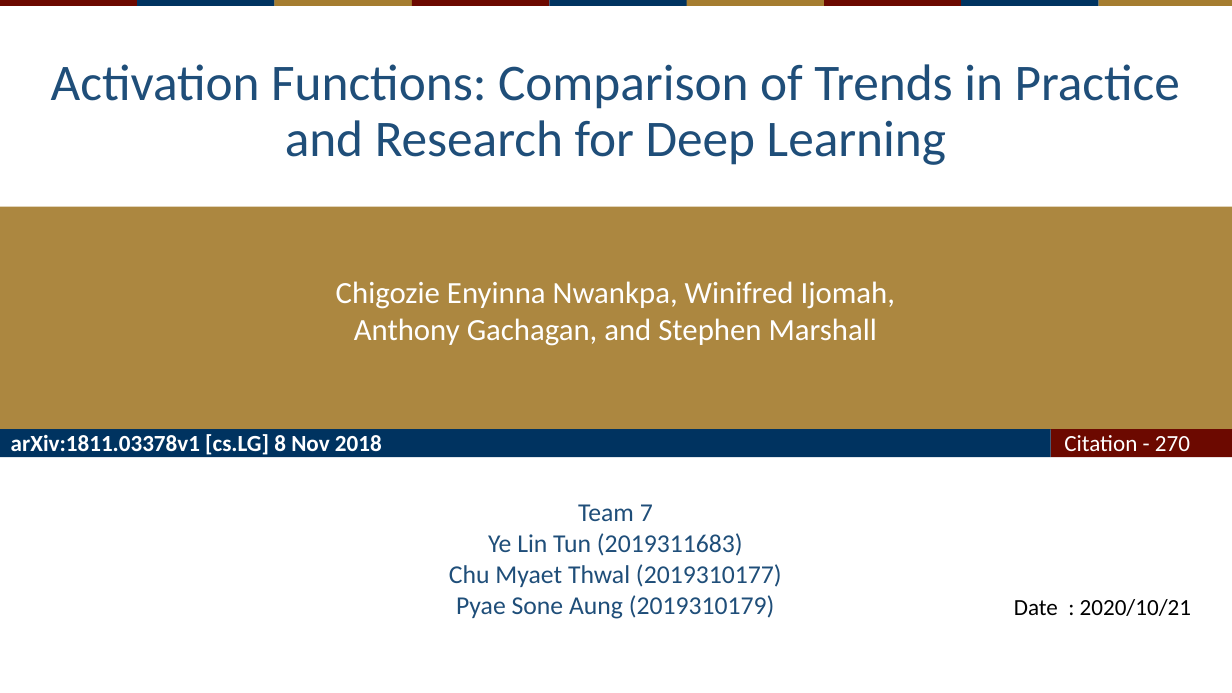
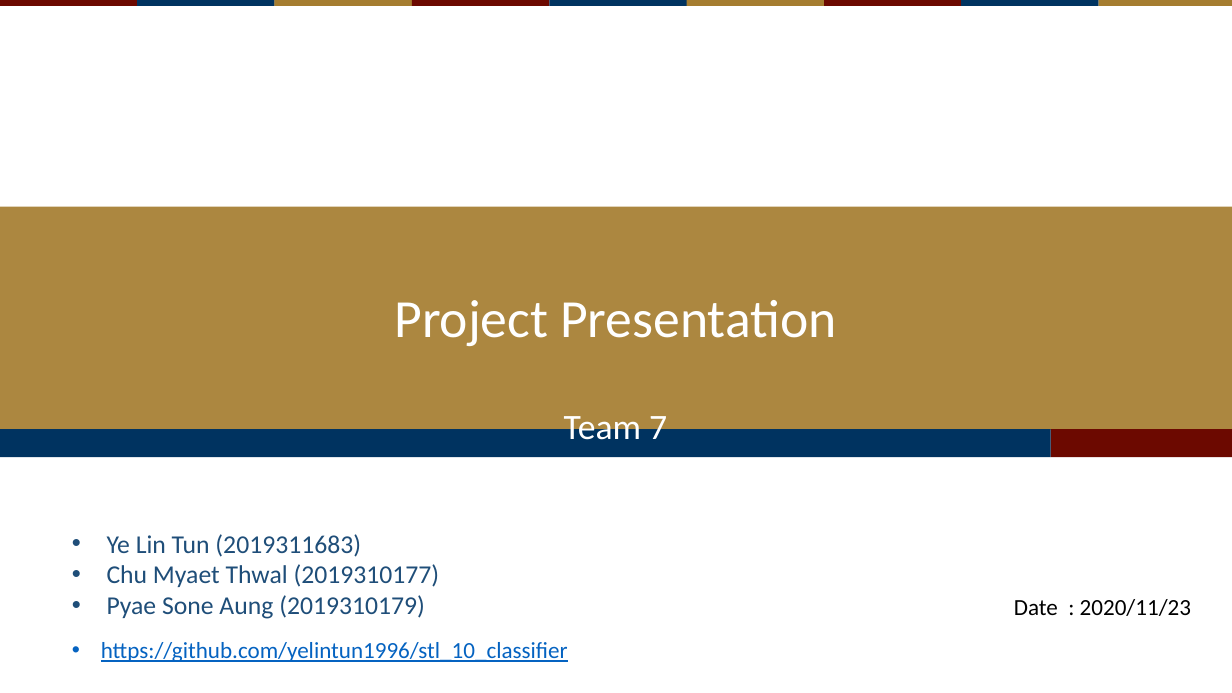
Before and after one commit to YLTun/stl_10_classifier, a slide deck: slide 1 of presentation.pptx. Drawn at 1232x693 pixels with LibreOffice and Linux fonts; fonts in the diff are those of the drawing. Boxes give left, top, right and bottom in pixels: in the first picture for what was removed or moved away, otherwise in the second. Text is boxed around its words. In the diff, an @@ line names an element or a change of style, - is before the commit and + after.

```diff
--- a/presentation.pptx
+++ b/presentation.pptx
@@ title removed at bbox=[51, 64, 1180, 165] @@
-Activation Functions: Comparison of Trends in Practice and Research for Deep Learning
@@ subtitle at bbox=[394, 300, 836, 448]: text changed; size 24 to 72 pt @@
-Chigozie Enyinna Nwankpa, Winifred Ijomah, Anthony Gachagan, and Stephen Marshall
+Project Presentation
+Team 7
@@ text removed at bbox=[11, 434, 382, 458] @@
-arXiv:1811.03378v1 [cs.LG] 8 Nov 2018
@@ text removed at bbox=[1064, 435, 1190, 458] @@
-Citation - 270
@@ text at bbox=[578, 504, 653, 521]: paragraph removed @@
-Team 7
@@ text "Ye Lin Tun (2019311683)": place and size @@
-text "Ye Lin Tun (2019311683)" at bbox=[449, 504, 782, 619]
+text "Ye Lin Tun (2019311683)" at bbox=[107, 534, 440, 619]
@@ text "Ye Lin Tun (2019311683)" at bbox=[107, 534, 440, 619]: alignment centre to left; bullet none to • @@
@@ text at bbox=[1014, 599, 1191, 616]: text changed @@
-Date : 2020/10/21
+Date : 2020/11/23
@@ text added at bbox=[101, 642, 568, 662], 18 pt, text #0563C1, underline @@
+• https://github.com/yelintun1996/stl_10_classifier
```
Also in this commit, not shown: 1 other slide changed, 8 slides added, 24 slides removed, 3 other files.
